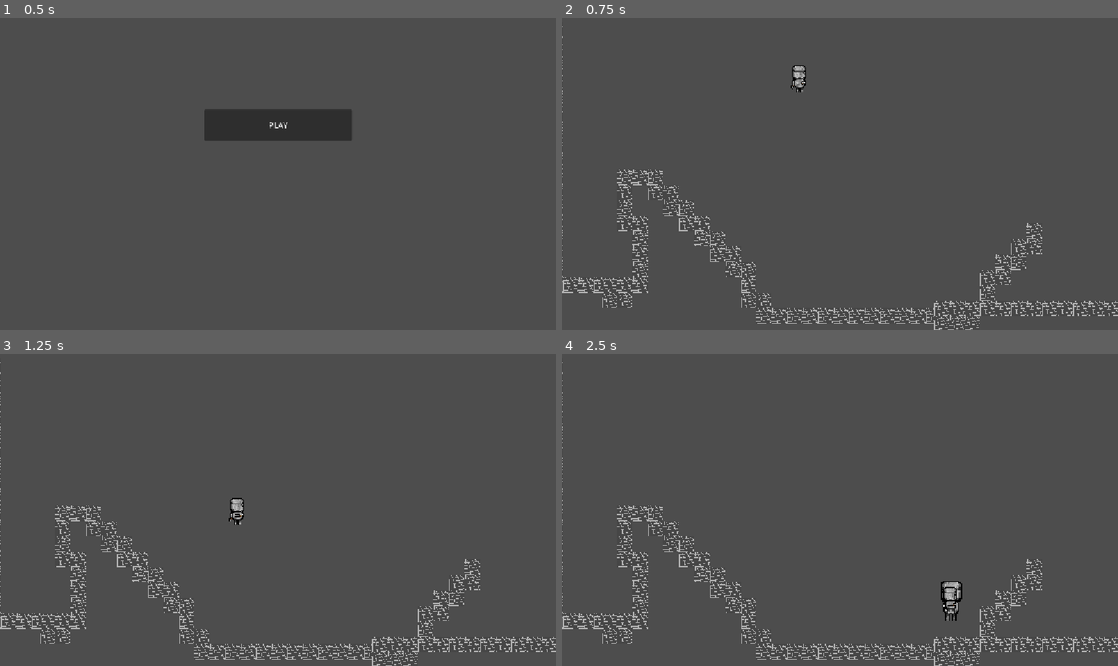
Above: before the commit, frames 1-4 (two rows, left to right).
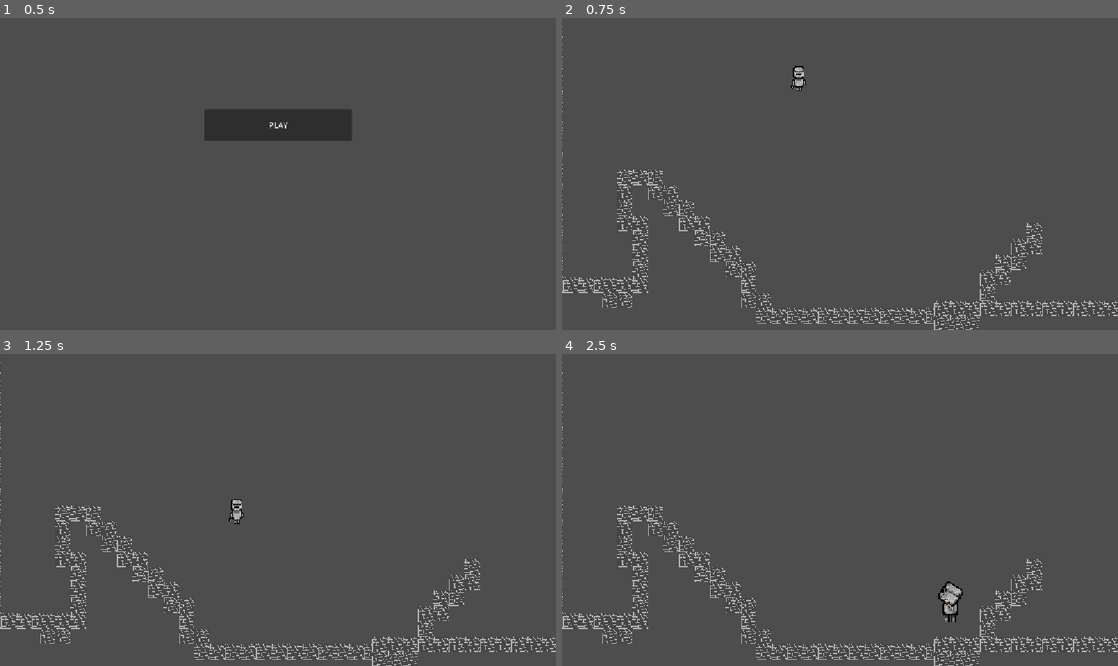
Above: after the commit, the same moments.

Repository: JackLundeen/Bounceformer
Game: Godot game, scene res://Scenes/Menu.tscn
Same seed, same stepped clock (60 frames per second), same inputs: the game is played once before the commit and once after it.
Inputs:
- Up to frame 1 (0.5 s): no input
- Up to frame 2 (0.75 s): click "PLAY" at 0.5 s
- Up to frame 3 (1.25 s): no input
- Up to frame 4 (2.5 s): hold Up (look_up, bound only after the commit) 1.28-2.03 s; hold D (move_right) from 1.28 s (still down); tap W (jump) at 1.52, 2.27 s; tap Left (look_left) at 2.1 s; tap Up (look_up, bound only after the commit) at 2.3 s

Frame 1 is identical in both runs. In frame 2, 0.1% of the frame differs, in the area x 41-44%, y 15-24%; in frame 3, 0.1%; in frame 4, 0.3%, in the area x 67-73%, y 72-86%.

Commit message:
added so you can look up to the left and right

Diff:
--- a/bounce-platformer/Scenes/Level1.tscn
+++ b/bounce-platformer/Scenes/Level1.tscn
@@ -4,7 +4,6 @@
 [ext_resource type="Texture2D" uid="uid://ba885i7gpdvgm" path="res://Images/Knight player images/knight_idle.png" id="2_joc8x"]
 [ext_resource type="Script" uid="uid://u78mrscjyi7h" path="res://Scenes/player_image.gd" id="3_jghel"]
 [ext_resource type="Texture2D" uid="uid://beafp17k6kh3j" path="res://Images/PlaceHolderTile.png" id="3_slnnj"]
-[ext_resource type="Texture2D" uid="uid://b7gv5pw4tceou" path="res://Images/Knight player images/knight_right.png" id="4_slnnj"]
 
 [sub_resource type="RectangleShape2D" id="RectangleShape2D_yf5fn"]
 size = Vector2(31.25, 51.75)
@@ -40,10 +39,6 @@
 position = Vector2(-45, 65)
 shape = SubResource("RectangleShape2D_yf5fn")
 
-[node name="KnightRight" type="Sprite2D" parent="Player" unique_id=54616641]
-position = Vector2(-46, 66)
-texture = ExtResource("4_slnnj")
-
 [node name="TileMapLayer" type="TileMapLayer" parent="." unique_id=1077763146]
 position = Vector2(706, 443)
 tile_map_data = PackedByteArray("AADx/woAAAAAAAAAAADx/wsAAAAAAAEAAADy/woAAAABAAAAAADy/wsAAAABAAEAAADz/woAAAAAAAAAAADz/w …(6832 unchanged characters)…
--- a/bounce-platformer/Scenes/player_image.gd
+++ b/bounce-platformer/Scenes/player_image.gd
@@ -6,3 +6,12 @@
 		texture = load('res://Images/Knight player images/knight_left.png')
 	elif event.is_action_pressed("look_right"):
 		texture = load('res://Images/Knight player images/knight_right.png')
+	elif event.is_action_pressed('look_up'):
+		if texture == load('res://Images/Knight player images/knight_left.png'):
+			texture = load("res://Images/Knight player images/knight_up_left.png")
+		elif texture == load('res://Images/Knight player images/knight_right.png'):
+			texture = load('res://Images/Knight player images/knight_up_right.png')
+		elif texture == load("res://Images/Knight player images/knight_up_left.png") or texture == load("res://Images/Knight player images/knight_up_right.png"):
+			pass
+		else:
+			texture = load("res://Images/Knight player images/knight_up_right.png")
--- a/bounce-platformer/project.godot
+++ b/bounce-platformer/project.godot
@@ -47,6 +47,11 @@
 "events": [Object(InputEventKey,"resource_local_to_scene":false,"resource_name":"","device":-1,"window_id":0,"alt_press …(195 unchanged characters)…
 ]
 }
+look_up={
+"deadzone": 0.2,
+"events": [Object(InputEventKey,"resource_local_to_scene":false,"resource_name":"","device":-1,"window_id":0,"alt_pressed":false,"shift_pressed":false,"ctrl_pressed":false,"meta_pressed":false,"pressed":false,"keycode":0,"physical_keycode":4194320,"key_label":0,"unicode":0,"location":0,"echo":false,"script":null)
+]
+}
 
 [physics]
 
